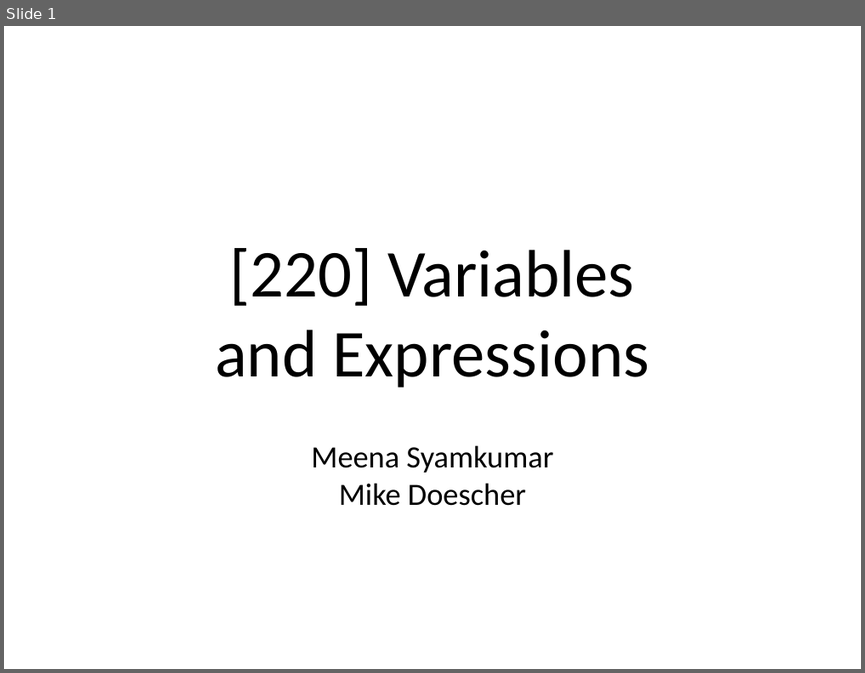
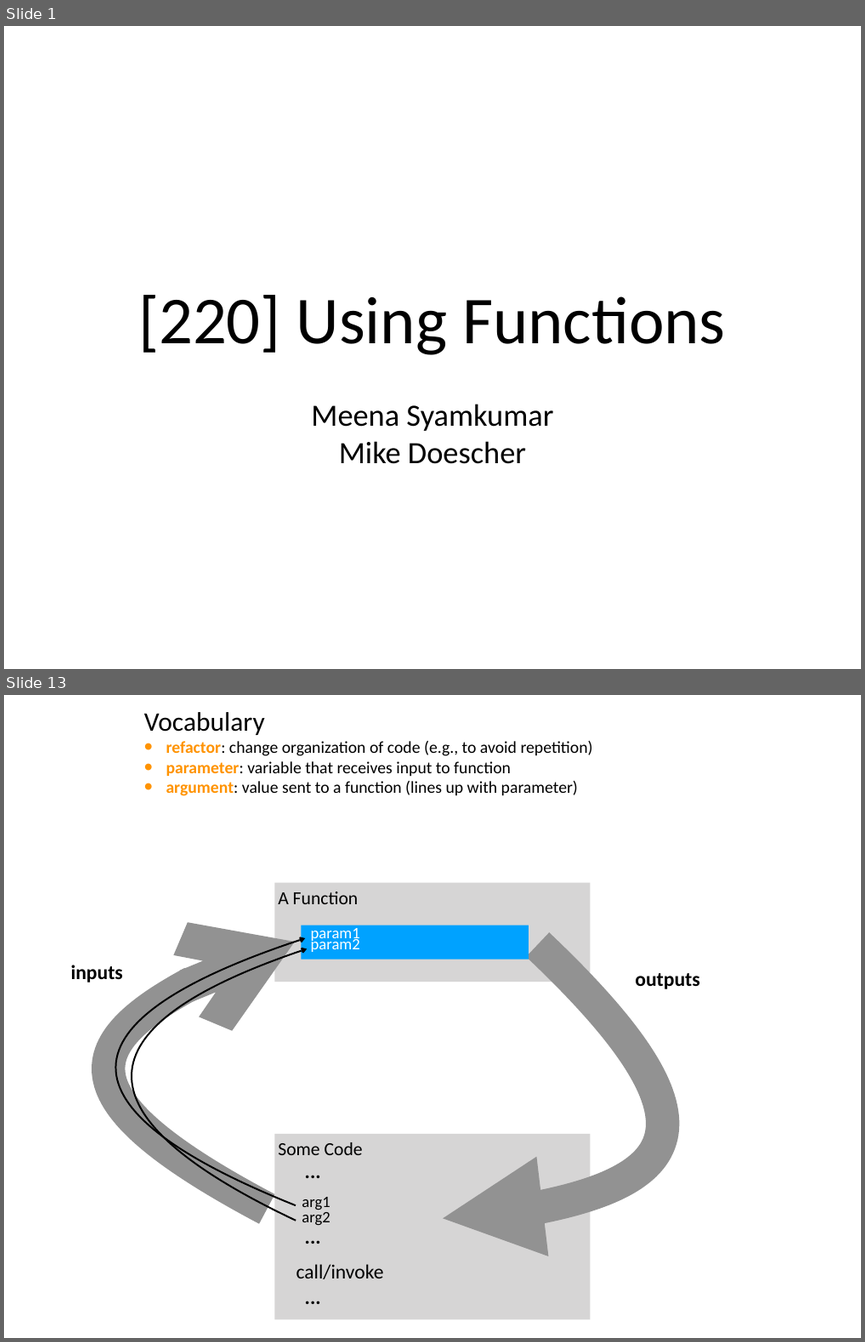
Before and after one commit to tylerharter/caraza-harter-com, a slide deck: tyler/meena/cs220/f20/materials/lec_05_F20.ppt. Shown one above the other, each under a label of ours: slide 1 before the commit, slides 1 and 13 after it; the slides between them are not shown. The pictures are 865x673 and 865x1342 pixels, drawn with LibreOffice and Linux fonts; fonts in the diff are those of the drawing. Boxes give left, top, right and bottom in pixels: in the first picture for what was removed or moved away, otherwise in the second. Text is boxed around its words. In the diff, an @@ line names an element or a change of style, - is before the commit and + after.

```diff
--- a/tyler/meena/cs220/f20/materials/lec_05_F20.ppt
+++ b/tyler/meena/cs220/f20/materials/lec_05_F20.ppt
@@ slide 13 added at (x1=4, y1=695, x2=861, y2=1338), background #FFFFFF @@
@@ text added at (x1=144, y1=712, x2=593, y2=796), 20 pt, text #000000 @@
+Vocabulary
+• refactor: change organization of code (e.g., to avoid repetition)
+• parameter: variable that receives input to function
+• argument: value sent to a function (lines up with parameter)
@@ rectangle added at (x1=274, y1=882, x2=590, y2=981), fill #D6D5D5, 22 pt, text #000000 @@
+A Function
@@ freeform shape added at (x1=117, y1=938, x2=305, y2=1205), outline #000000 2.01 pt @@
@@ freeform shape added at (x1=120, y1=941, x2=295, y2=1208), outline #929292 40 pt @@
@@ freeform shape added at (x1=132, y1=948, x2=307, y2=1220), outline #000000 2.01 pt @@
@@ rectangle added at (x1=301, y1=925, x2=528, y2=959), fill #00A2FF @@
@@ text added at (x1=311, y1=925, x2=360, y2=952), 19 pt, text #FFFFFF @@
+param1
+param2
@@ freeform shape added at (x1=443, y1=944, x2=653, y2=1218), outline #929292 40 pt @@
@@ text added at (x1=71, y1=964, x2=123, y2=982), 24 pt, text #000000, bold @@
+inputs
@@ text added at (x1=635, y1=973, x2=699, y2=989), 24 pt, text #000000, bold @@
+outputs
@@ rectangle added at (x1=274, y1=1134, x2=590, y2=1319), fill #D6D5D5, 22 pt, text #000000 @@
+Some Code
@@ text added at (x1=301, y1=1155, x2=325, y2=1185), 24 pt, text #000000, bold @@
+...
@@ text added at (x1=302, y1=1197, x2=330, y2=1225), 19 pt, text #000000 @@
+arg1
+arg2
@@ text added at (x1=301, y1=1219, x2=325, y2=1251), 24 pt, text #000000, bold @@
+...
@@ text added at (x1=296, y1=1264, x2=384, y2=1279), 24 pt, text #000000 @@
+call/invoke
@@ text added at (x1=301, y1=1280, x2=325, y2=1310), 24 pt, text #000000, bold @@
+...
@@ slide 1 changed as well @@
@@ title at (x1=138, y1=295, x2=726, y2=355): text changed @@
-[220] Variables
-and Expressions
+[220] Using Functions
@@ subtitle "Meena Syamkumar" moved from (x1=311, y1=445, x2=553, y2=505) to (x1=311, y1=403, x2=553, y2=464) @@
```
Also in this commit, not shown: 27 other slides added, 58 slides removed.
